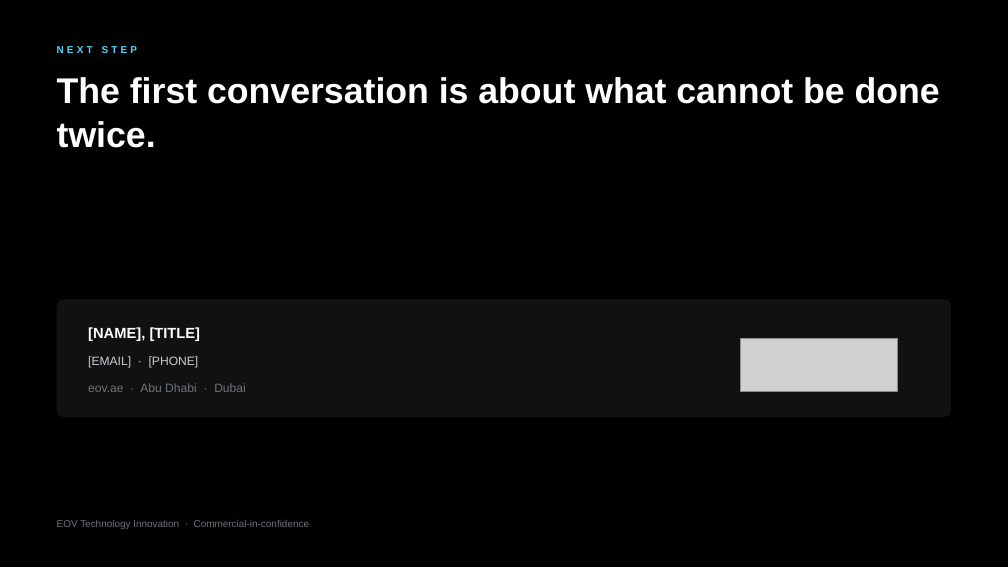
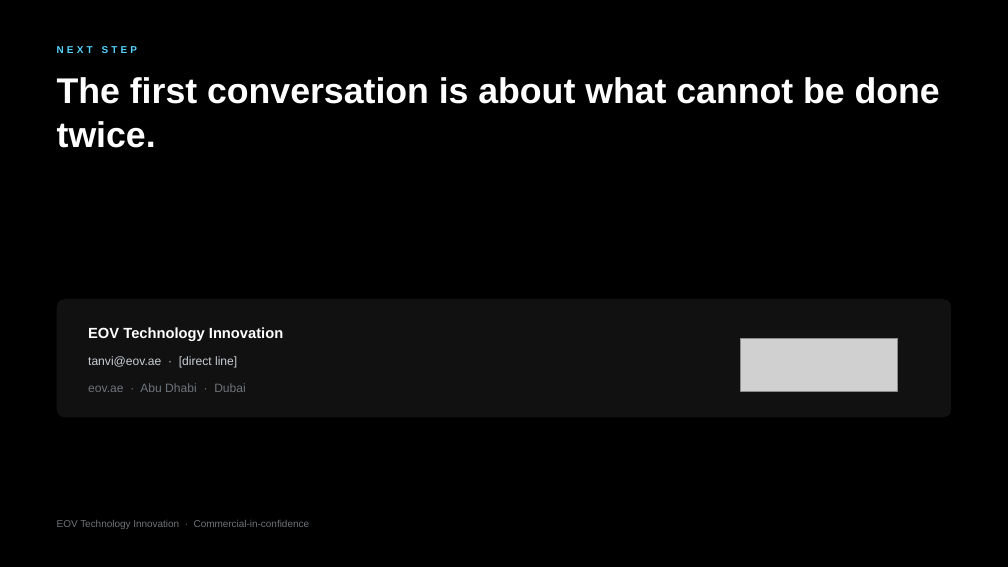
Before and after one commit to tanvichitnis1/NEW-, a slide deck: slide 29 of deck-pptx/EOV-Credentials-2026.pptx. Drawn at 1008x567 pixels with LibreOffice and Linux fonts; fonts in the diff are those of the drawing; grey boxes stand for pictures. Boxes give left, top, right and bottom in pixels: in the first picture for what was removed or moved away, otherwise in the second. Text is boxed around its words. In the diff, an @@ line names an element or a change of style, - is before the commit and + after.

```diff
--- a/deck-pptx/EOV-Credentials-2026.pptx
+++ b/deck-pptx/EOV-Credentials-2026.pptx
@@ text at [88,327,283,341]: text changed @@
-[NAME], [TITLE]
+EOV Technology Innovation
@@ text at [88,356,237,368]: text changed @@
-[EMAIL] · [PHONE]
+tanvi@eov.ae · [direct line]
```
Also in this commit, not shown: 14 other slides changed, 4 other files.
